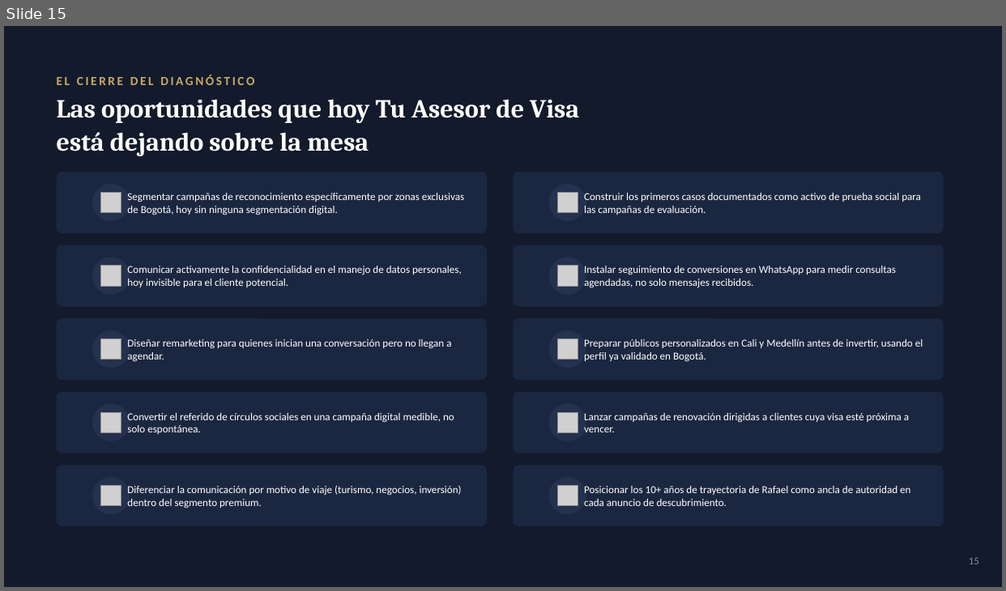
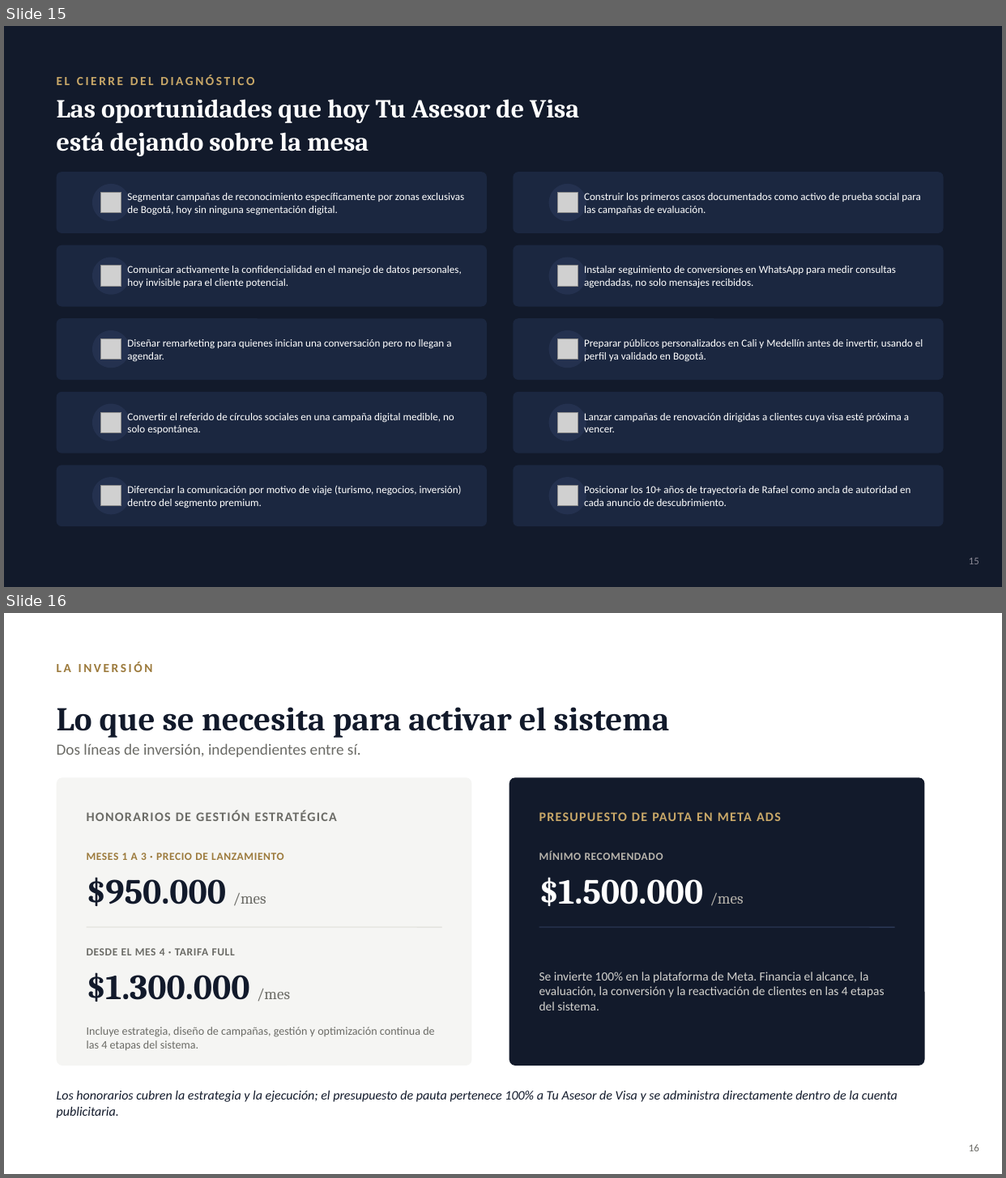
Before and after one commit to rozoerik-eng/Presentaciones-y-varios, a slide deck: Rafael - Tu Asesor de Visa (Bogota)/Tu_Asesor_de_Visa_Meta_Ads.pptx. Shown one above the other, each under a label of ours: slide 15 before the commit, slides 15 and 16 after it. The pictures are 1006x591 and 1006x1178 pixels, drawn with LibreOffice and Linux fonts; fonts in the diff are those of the drawing; grey boxes stand for pictures. Boxes give left, top, right and bottom in pixels: in the first picture for what was removed or moved away, otherwise in the second. Text is boxed around its words. In the diff, an @@ line names an element or a change of style, - is before the commit and + after.

```diff
--- a/Rafael - Tu Asesor de Visa (Bogota)/Tu_Asesor_de_Visa_Meta_Ads.pptx
+++ b/Rafael - Tu Asesor de Visa (Bogota)/Tu_Asesor_de_Visa_Meta_Ads.pptx
@@ slide 16 added at <box>4,613,1002,1174</box>, background #FFFFFF @@
@@ text added at <box>57,662,153,672</box>, 12 pt, text #9C7A3C, bold @@
+LA INVERSIÓN
@@ text added at <box>57,707,670,738</box>, 32 pt, text #121A2B, bold @@
+Lo que se necesita para activar el sistema
@@ text added at <box>57,743,361,757</box>, 15 pt, text #6B6B66 @@
+Dos líneas de inversión, independientes entre sí.
@@ rounded rectangle added at <box>57,777,472,1066</box>, fill #F5F5F3 @@
@@ rounded rectangle added at <box>509,777,925,1066</box>, fill #121A2B @@
@@ text added at <box>87,811,337,821</box>, 12.5 pt, text #6B6B66, bold @@
+HONORARIOS DE GESTIÓN ESTRATÉGICA
@@ text added at <box>539,812,781,821</box>, 12.5 pt, text #C9A868, bold @@
+PRESUPUESTO DE PAUTA EN META ADS
@@ text added at <box>87,853,283,860</box>, 10.5 pt, text #9C7A3C, bold @@
+MESES 1 A 3 · PRECIO DE LANZAMIENTO
@@ text added at <box>539,851,663,860</box>, 10.5 pt, text #B8B4AC, bold @@
+MÍNIMO RECOMENDADO
@@ text added at <box>87,877,266,906</box>, 34 pt, text #121A2B, bold @@
+$950.000 /mes
@@ text added at <box>539,877,744,906</box>, 34 pt, text #FFFFFF, bold @@
+$1.500.000 /mes
@@ line added from (87, 927) to (442, 927), #E4E3DF 1 pt @@
@@ line added from (539, 927) to (895, 927), #2A3654 1 pt @@
@@ text added at <box>87,948,235,956</box>, 10.5 pt, text #6B6B66, bold @@
+DESDE EL MES 4 · TARIFA FULL
@@ text added at <box>87,973,290,1002</box>, 34 pt, text #121A2B, bold @@
+$1.300.000 /mes
@@ text added at <box>539,972,884,1011</box>, 12 pt, text #D3D2CE @@
+Se invierte 100% en la plataforma de Meta. Financia el alcance, la evaluación, la conversión y la reactivación de clientes en las 4 etapas del sistema.
@@ text added at <box>87,1027,434,1050</box>, 11 pt, text #6B6B66 @@
+Incluye estrategia, diseño de campañas, gestión y optimización continua de las 4 etapas del sistema.
@@ text added at <box>57,1091,897,1118</box>, 12.5 pt, text #121A2B, italic @@
+Los honorarios cubren la estrategia y la ejecución; el presupuesto de pauta pertenece 100% a Tu Asesor de Visa y se administra directamente dentro de la cuenta publicitaria.
@@ text added at <box>969,1144,979,1152</box>, 10 pt, text #6B6B66 @@
+16
```
Also in this commit, not shown: 1 slide changed.
